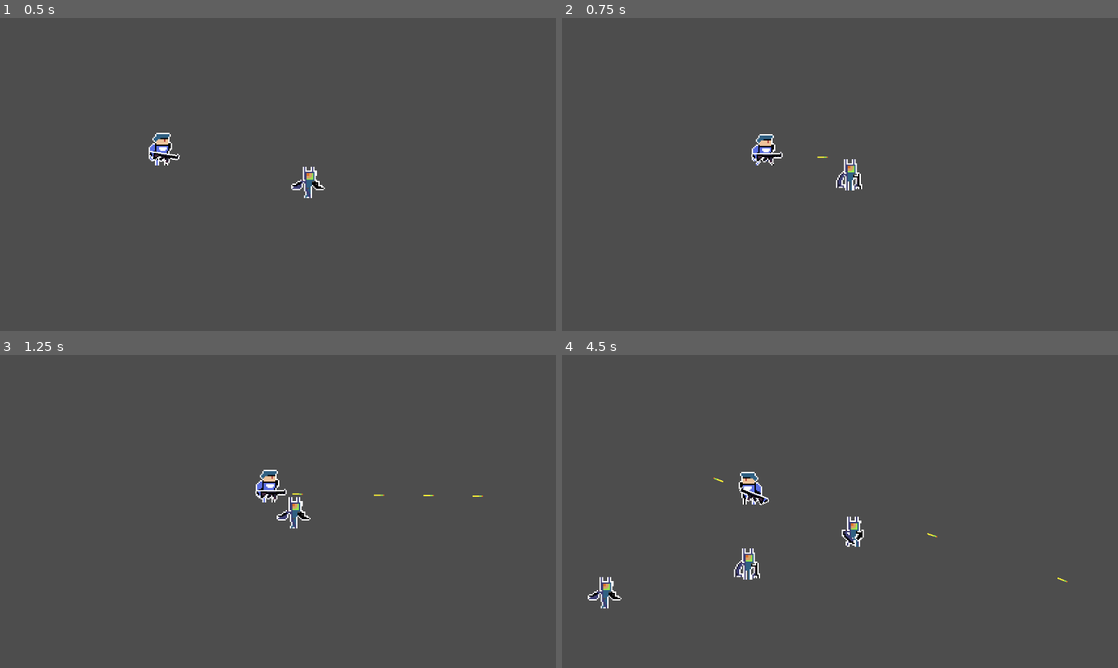
Above: before the commit, frames 1-4 (two rows, left to right).
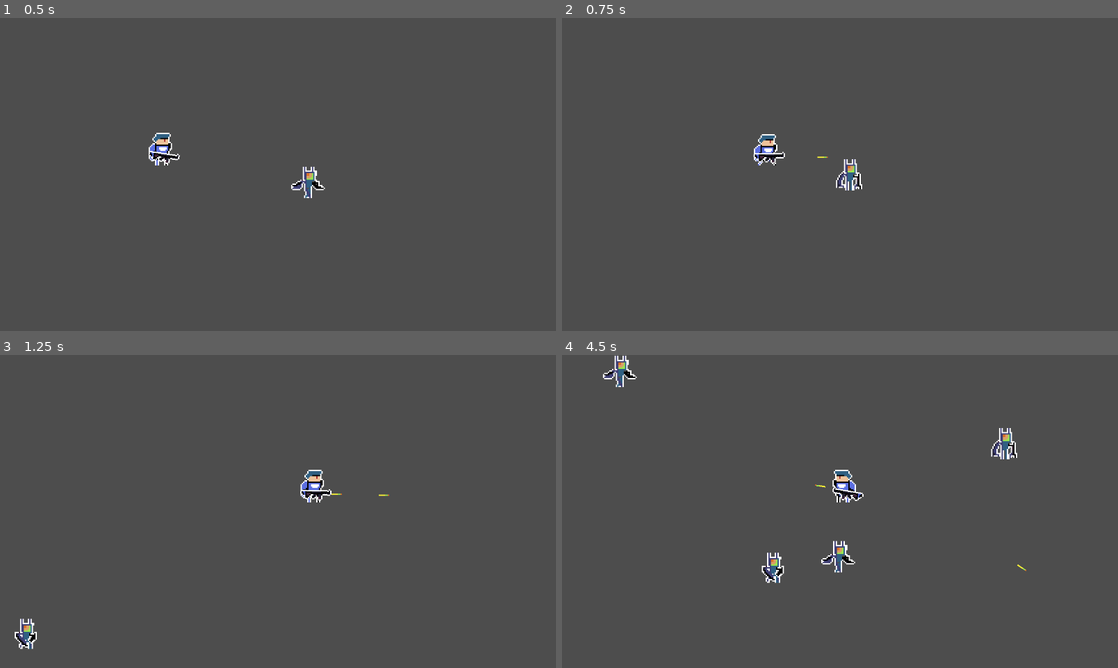
Above: after the commit, the same moments.

Repository: thrishulms/topdown_test_godot
Game: Godot game, scene res://Scenes/Level.tscn
The game is run twice, just before and just after one commit, with the same random seed, the same clock (stepped at 60 frames per second) and the same inputs.
Inputs (mouse positions are in pixels of both pictures, inside the frame that each line leads up to):
- Up to frame 1 (0.5 s): no input
- Up to frame 2 (0.75 s): move the mouse to (962, 158) at 0.52 s; press the mouse at (962, 158) at 0.53 s; hold D (Right) from 0.53 s (still down)
- Up to frame 3 (1.25 s): keep holding D (Right); tap Space (ui_select) at 0.77 s
- Up to frame 4 (4.5 s): move the mouse to (728, 527) at 1.27 s; release D (Right) at 1.28 s; release the mouse at (728, 527) at 1.28 s; hold S (Down) 1.28-2.03 s; click (728, 527) at 1.35 s; tap Space (ui_select) at 1.52, 3.02, 3.77 s; move the mouse to (895, 442) at 2.02 s; press the mouse at (895, 442) at 2.03 s; hold D (Right) 2.03-2.78 s; move the mouse to (812, 574) at 2.77 s; release the mouse at (812, 574) at 2.78 s; hold W (Up) 2.78-3.53 s; click (812, 574) at 2.85 s; move the mouse to (1006, 558) at 3.52 s; press the mouse at (1006, 558) at 3.53 s; hold A (Left) from 3.53 s (still down); move the mouse to (673, 464) at 4.27 s; release the mouse at (673, 464) at 4.28 s; click (673, 464) at 4.35 s

Frame 1 is identical in both runs. In frame 2, 0.3% of the frame differs, in the area x 34-41%, y 37-48%; in frame 3, 1.3%; in frame 4, 2.8%, in the area x 4-91%, y 0-82%.

Commit message:
Added enemy damage and death

Diff:
--- a/Scenes/Enemy.tscn
+++ b/Scenes/Enemy.tscn
@@ -70,7 +70,7 @@
 "duration": 1.0,
 "texture": SubResource("AtlasTexture_y61h6")
 }],
-"loop": true,
+"loop": false,
 "name": &"Attack",
 "speed": 7.0
 }, {
@@ -81,7 +81,7 @@
 "duration": 1.0,
 "texture": SubResource("AtlasTexture_bmkqd")
 }],
-"loop": true,
+"loop": false,
 "name": &"Idle",
 "speed": 3.0
 }, {
@@ -101,7 +101,7 @@
 "duration": 1.0,
 "texture": SubResource("AtlasTexture_xr1x3")
 }],
-"loop": true,
+"loop": false,
 "name": &"Run",
 "speed": 7.0
 }, {
@@ -112,9 +112,9 @@
 "duration": 1.0,
 "texture": SubResource("AtlasTexture_g2r2n")
 }],
-"loop": true,
+"loop": false,
 "name": &"TakeDamage",
-"speed": 3.0
+"speed": 8.0
 }]
 
 [sub_resource type="RectangleShape2D" id="RectangleShape2D_etybo"]
@@ -126,10 +126,11 @@
 [node name="AnimatedSprite2D" type="AnimatedSprite2D" parent="."]
 scale = Vector2(3, 3)
 sprite_frames = SubResource("SpriteFrames_qmdfq")
-animation = &"Idle"
-frame_progress = 0.206819
+animation = &"TakeDamage"
 
 [node name="CollisionShape2D" type="CollisionShape2D" parent="."]
 position = Vector2(2, -5.5)
 scale = Vector2(3, 3)
 shape = SubResource("RectangleShape2D_etybo")
+
+[connection signal="animation_finished" from="AnimatedSprite2D" to="." method="_animation_finished"]
--- a/Scenes/Projectile.tscn
+++ b/Scenes/Projectile.tscn
@@ -7,17 +7,15 @@
 a = Vector2(-3.66667, 0.666667)
 b = Vector2(3.66667, 0.666667)
 
-[node name="Projectile" type="Node2D"]
+[node name="Projectile" type="Area2D"]
 script = ExtResource("1_20tg7")
 
-[node name="CharacterBody2D" type="CharacterBody2D" parent="."]
-collision_layer = 3
-collision_mask = 3
+[node name="CollisionShape2D" type="CollisionShape2D" parent="."]
+scale = Vector2(3, 3)
+shape = SubResource("SegmentShape2D_0kpcf")
 
-[node name="Sprite2D" type="Sprite2D" parent="CharacterBody2D"]
+[node name="Sprite2D" type="Sprite2D" parent="."]
 scale = Vector2(3, 3)
 texture = ExtResource("1_0gr7q")
 
-[node name="CollisionShape2D" type="CollisionShape2D" parent="CharacterBody2D"]
-scale = Vector2(3, 3)
-shape = SubResource("SegmentShape2D_0kpcf")
+[connection signal="body_entered" from="." to="." method="_on_body_entered"]
--- a/Scenes/enemy.gd
+++ b/Scenes/enemy.gd
@@ -3,14 +3,38 @@
 @export var speed: float = 200
 var player: Node2D = null
 
+@export var health : float = 100
+var canMove: bool = true
+
 func _ready() -> void:
 	# Find the player in the scene tree (assuming there's only one player)
 	player = get_tree().root.get_node("Level/Player")  # Adjust the path to match your scene structure
+	#$AnimatedSprite2D.connect("animation_finished", Callable(self, "_on_animation_finished"))
+
 
 func _process(delta: float) -> void:
 	var animationSprite = $AnimatedSprite2D
-	if player:
+	if player && canMove:
 		var direction = (player.global_position - global_position).normalized()
 		velocity = direction * speed
 		move_and_collide(velocity * delta)
 		animationSprite.play("Run")
+
+func take_damage(damage : float):
+	var animationSprite = $AnimatedSprite2D
+	health = health - damage
+	animationSprite.play("TakeDamage")
+	velocity = -velocity
+	if(health <= 0):
+		queue_free()
+	canMove = false
+
+func _on_animation_finished(anim_name: String) -> void:
+	print(anim_name)
+	if anim_name == "TakeDamage":
+		canMove = true
+	else:
+		canMove = false
+
+func _animation_finished() -> void:
+	canMove = true;
--- a/Scenes/enemy_spawner.gd
+++ b/Scenes/enemy_spawner.gd
@@ -1,7 +1,7 @@
 extends Node2D
 
 @export var enemy_scene = preload("res://Scenes/Enemy.tscn")
-@export var spawn_delay: float = 2.0
+@export var spawn_delay: float = 1.0
 
 func _ready() -> void:
 	# Start a repeating timer to spawn enemies
--- a/Scenes/projectile.gd
+++ b/Scenes/projectile.gd
@@ -1,7 +1,8 @@
-extends Node2D
+extends Area2D
 
 var speed = 1000
 var direction = Vector2.ZERO
+@export var damage: float = 50
 
 func _ready():
 	rotation = direction.angle()  # Rotate the projectile to face the direction
@@ -10,4 +11,9 @@
 func _process(delta: float) -> void:
 	position += direction * speed * delta
 	if !get_viewport_rect().has_point(global_position):
-		queue_free()  # Destroy the projectile when it leaves the screen
+		queue_free()
+
+func _on_body_entered(body: Node2D) -> void:
+	if body.has_method("take_damage"):
+		body.call("take_damage", damage)
+		queue_free()
